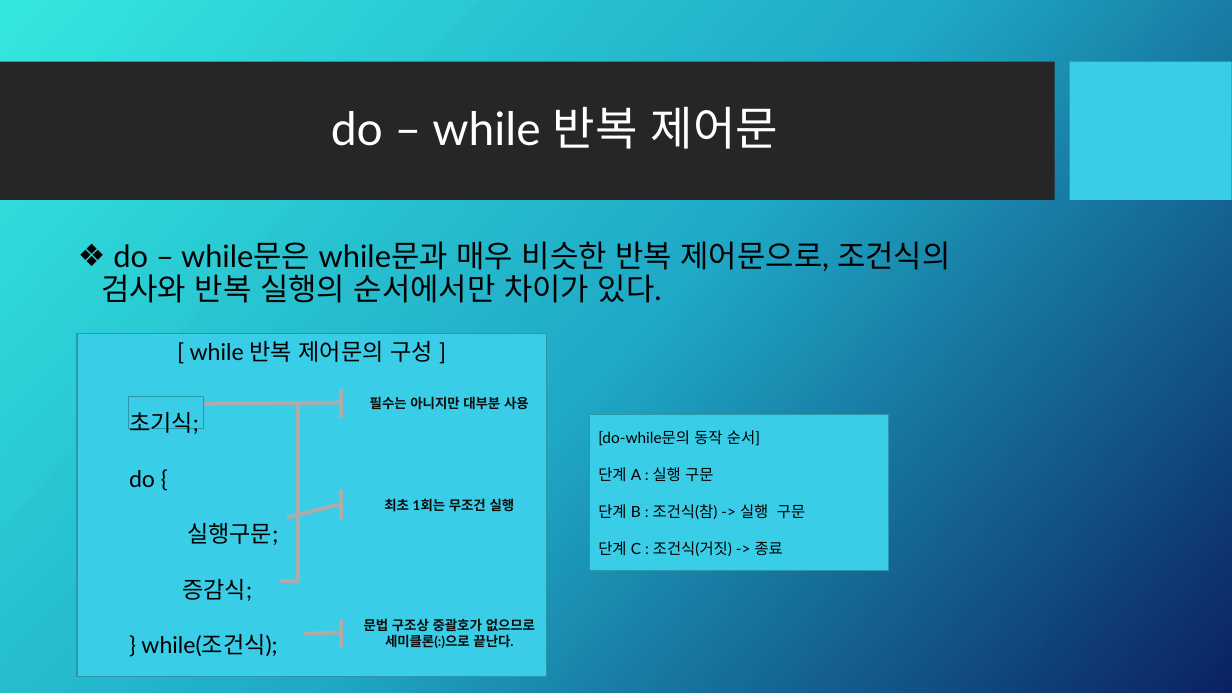
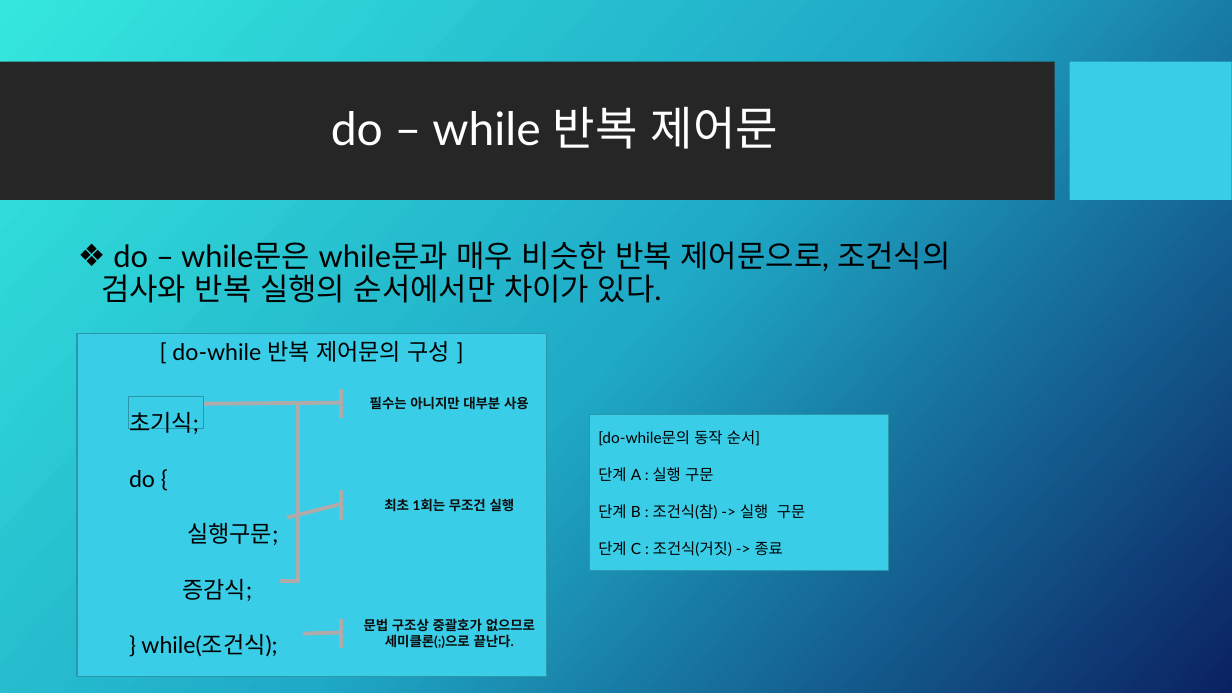
Before and after one commit to Kalex007s/java, a slide deck: slide 16 of study001/교육자료/Java.pptx. Drawn at 1232x693 pixels with LibreOffice and Linux fonts; fonts in the diff are those of the drawing; background and template pictures are left out. Boxes give left, top, right and bottom in pixels: in the first picture for what was removed or moved away, otherwise in the second. Text is boxed around its words. In the diff, an @@ line names an element or a change of style, - is before the commit and + after.

```diff
--- a/study001/교육자료/Java.pptx
+++ b/study001/교육자료/Java.pptx
@@ text in rectangle at box(172, 341, 451, 362): text changed @@
-[ while 반복 제어문의 구성 ]
+[ do-while 반복 제어문의 구성 ]
@@ text in accent callout at box(364, 618, 535, 648): text changed @@
-문법 구조상 중괄호가 없으므로 세미클론(:)으로 끝난다.
+문법 구조상 중괄호가 없으므로 세미클론(;)으로 끝난다.
```
Also in this commit, not shown: 1 other file.
